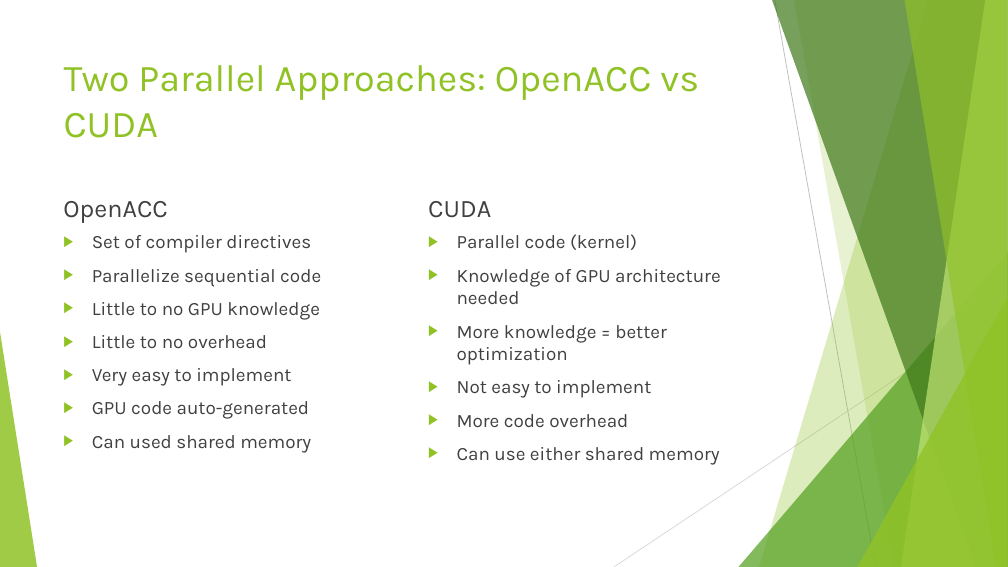
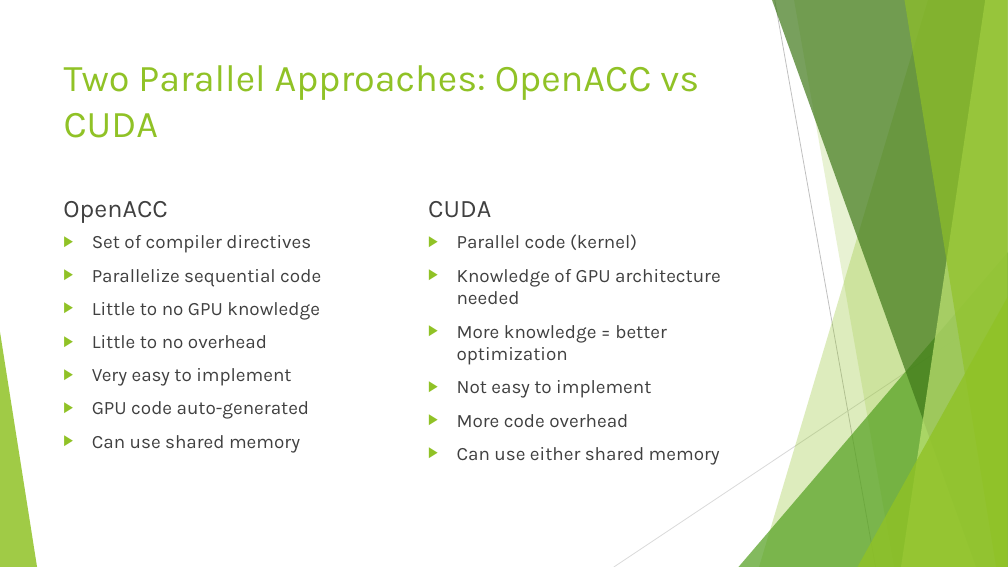
Before and after one commit to ShadyBoukhary/GPU-research-FFT-OpenACC-CUDA, a slide deck: slide 12 of NTASC 2018 Presentation/Presentation FFT.pptx. Drawn at 1008x567 pixels with LibreOffice and Linux fonts; fonts in the diff are those of the drawing. Boxes give left, top, right and bottom in pixels: in the first picture for what was removed or moved away, otherwise in the second. Text is boxed around its words. In the diff, an @@ line names an element or a change of style, - is before the commit and + after.

```diff
--- a/NTASC 2018 Presentation/Presentation FFT.pptx
+++ b/NTASC 2018 Presentation/Presentation FFT.pptx
@@ text at box(92, 435, 300, 453): text changed @@
-▶ Can used shared memory
+▶ Can use shared memory
```
Also in this commit, not shown: 7 other slides changed, 6 other files.
